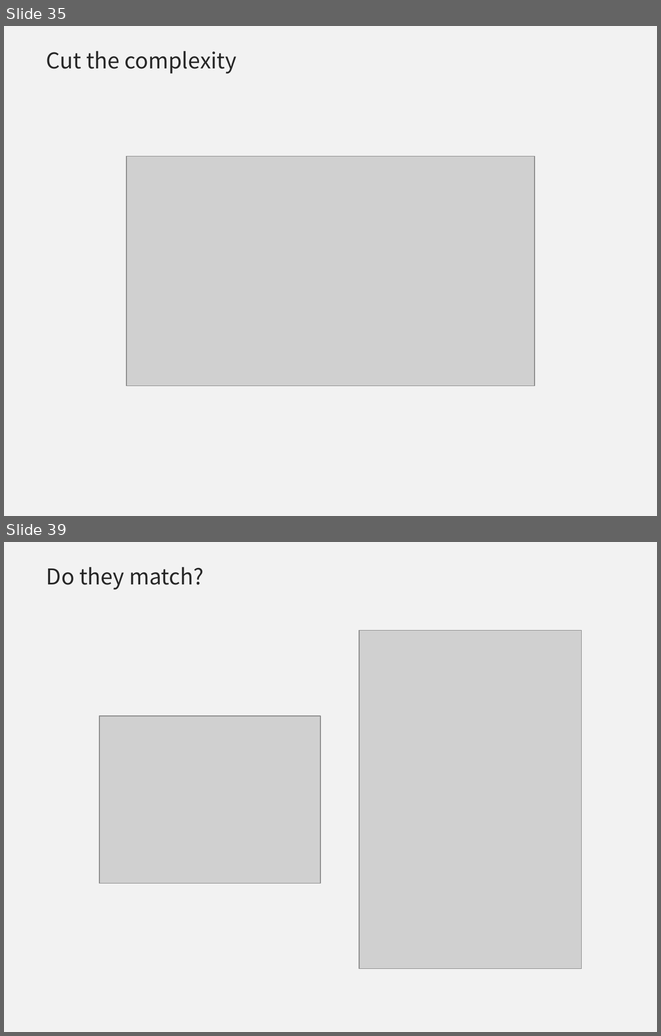
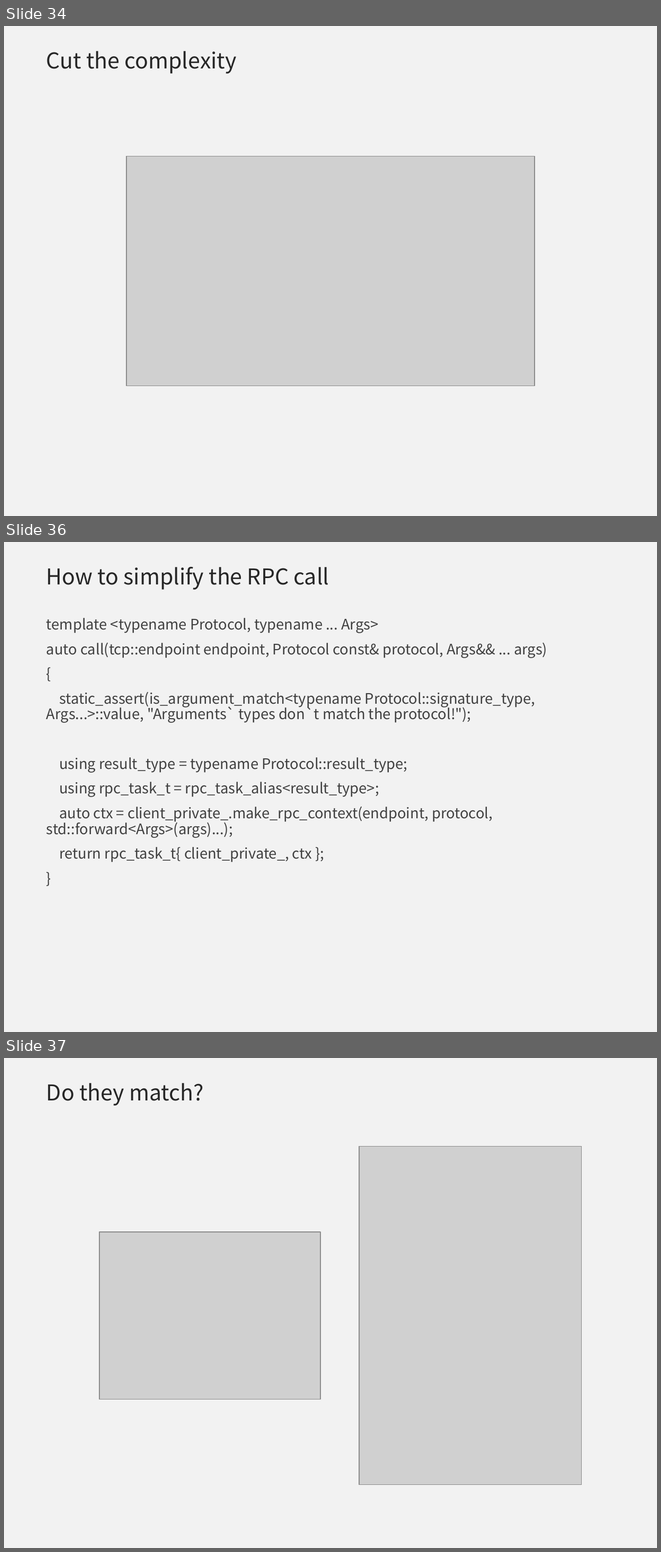
Before and after one commit to qicosmos/cppnow2017-ppt, a slide deck: An easy to use RPC framework implemented by c++11 and c++14 - shorter.pptx. Shown one above the other, each under a label of ours: slides 35 and 39 before the commit, slides 34, 36 and 37 after it; the slides between them are not shown. The pictures are 661x1036 and 661x1552 pixels, drawn with LibreOffice and Linux fonts; fonts in the diff are those of the drawing; grey boxes stand for pictures; background and template pictures are left out. Boxes give left, top, right and bottom in pixels: in the first picture for what was removed or moved away, otherwise in the second. Text is boxed around its words. In the diff, an @@ line names an element or a change of style, - is before the commit and + after.

```diff
--- a/An easy to use RPC framework implemented by c++11 and c++14 - shorter.pptx
+++ b/An easy to use RPC framework implemented by c++11 and c++14 - shorter.pptx
@@ slide 36 added at bbox=[4, 542, 657, 1032], background #F2F2F2 @@
@@ title added at bbox=[46, 567, 329, 590], 24 pt, text #262626 @@
+How to simplify the RPC call
@@ text added at bbox=[46, 618, 547, 862], 16 pt, text #404040 @@
+template <typename Protocol, typename ... Args>
+auto call(tcp::endpoint endpoint, Protocol const& protocol, Args&& ... args)
+{
+static_assert(is_argument_match<typename Protocol::signature_type, Args...>::value, "Arguments` types don`t match the protocol!");
+using result_type = typename Protocol::result_type;
+using rpc_task_t = rpc_task_alias<result_type>;
+auto ctx = client_private_.make_rpc_context(endpoint, protocol, std::forward<Args>(args)...);
+return rpc_task_t{ client_private_, ctx };
+}
@@ what was slide 35 is now slide 34 @@
@@ what was slide 39 is now slide 37 @@
```
Also in this commit, not shown: 11 slides changed, 1 slide removed.
